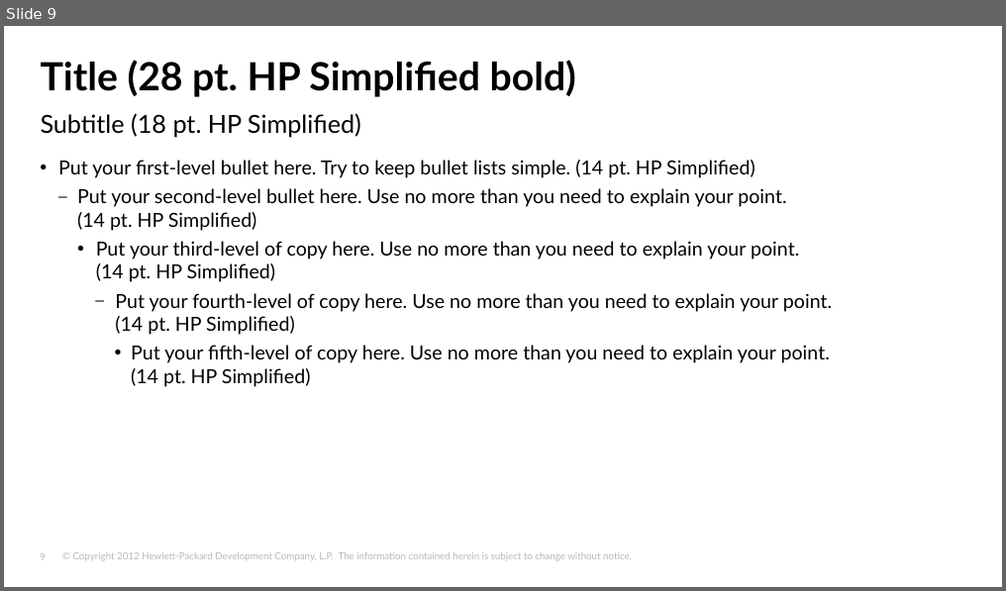
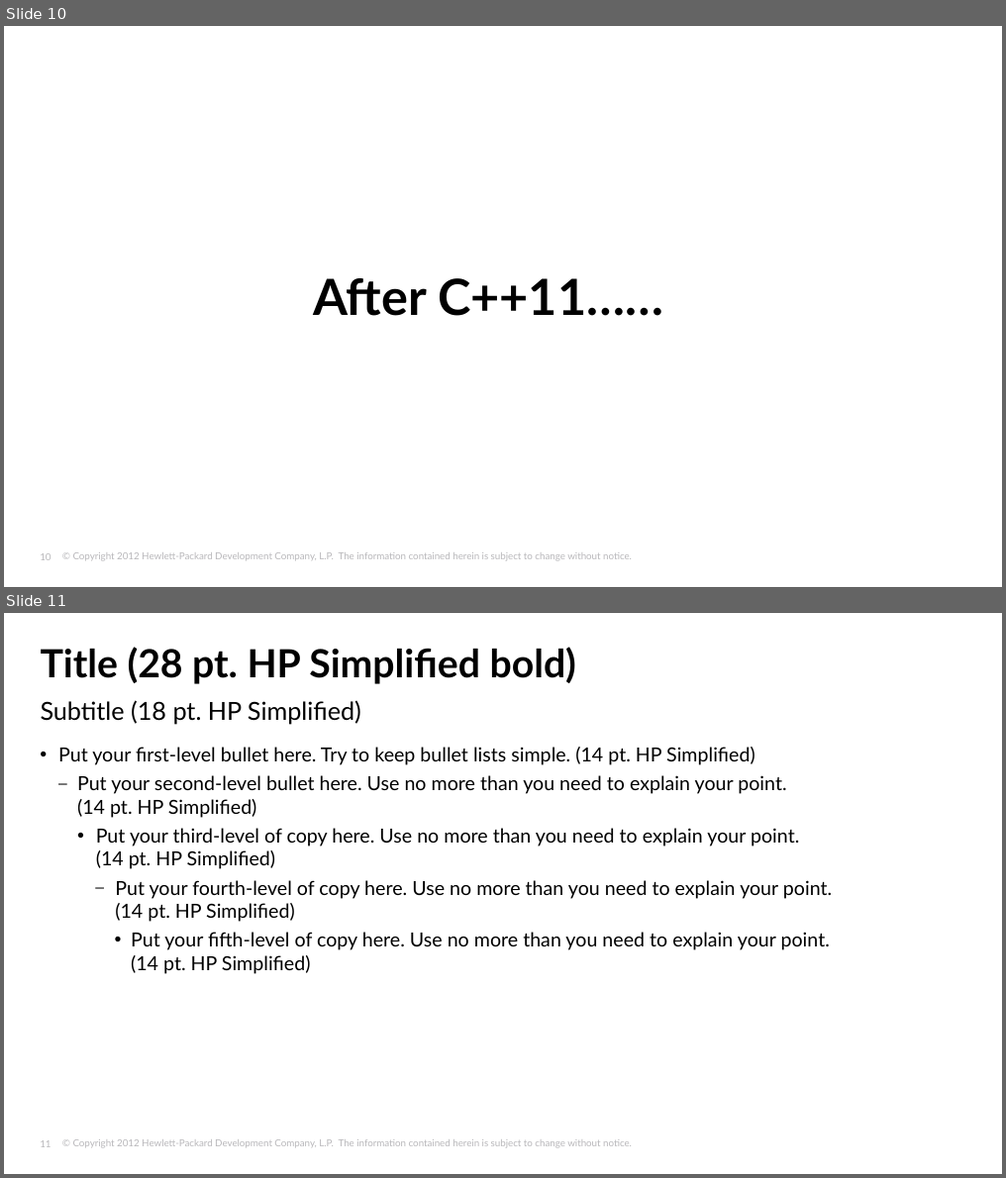
Before and after one commit to tjliupeng/CPP11, a slide deck: C++11.pptx. Shown one above the other, each under a label of ours: slide 9 before the commit, slides 10 and 11 after it. The pictures are 1006x591 and 1006x1178 pixels, drawn with LibreOffice and Linux fonts; fonts in the diff are those of the drawing; background and template pictures are left out. Boxes give left, top, right and bottom in pixels: in the first picture for what was removed or moved away, otherwise in the second. Text is boxed around its words. In the diff, an @@ line names an element or a change of style, - is before the commit and + after.

```diff
--- a/C++11.pptx
+++ b/C++11.pptx
@@ slide 10 added at (4, 26, 1002, 587), background #FFFFFF; not listed: 2 template elements that a slide beside it also shows @@
@@ title added at (313, 278, 663, 316), 36 pt, text #000000, bold @@
+After C++11……
@@ what was slide 9 is now slide 11 @@
@@ page number at (40, 1141, 51, 1148): text changed @@
-9
+11
```
Also in this commit, not shown: 9 other slides added, 8 slides removed.
